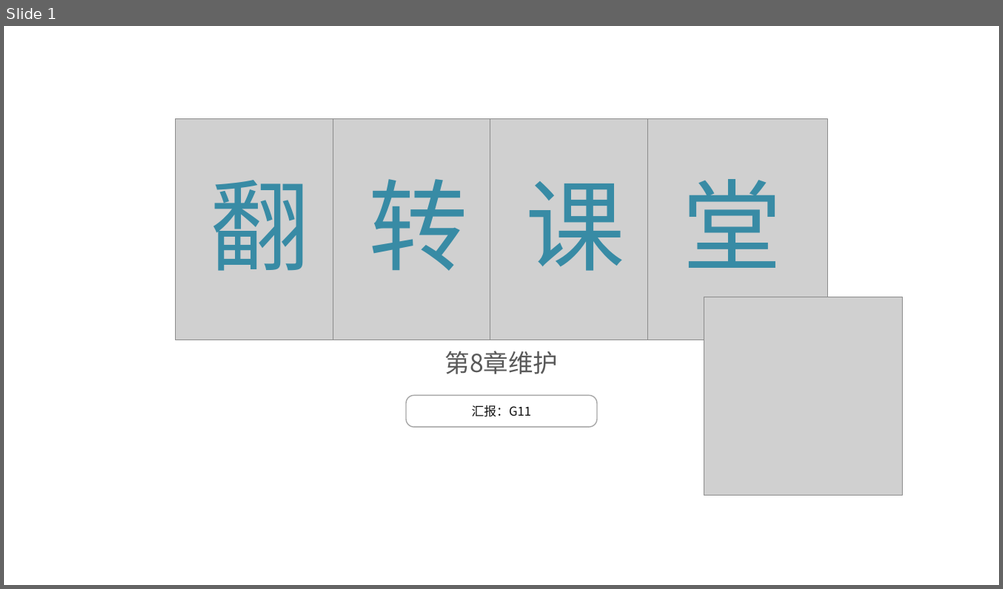
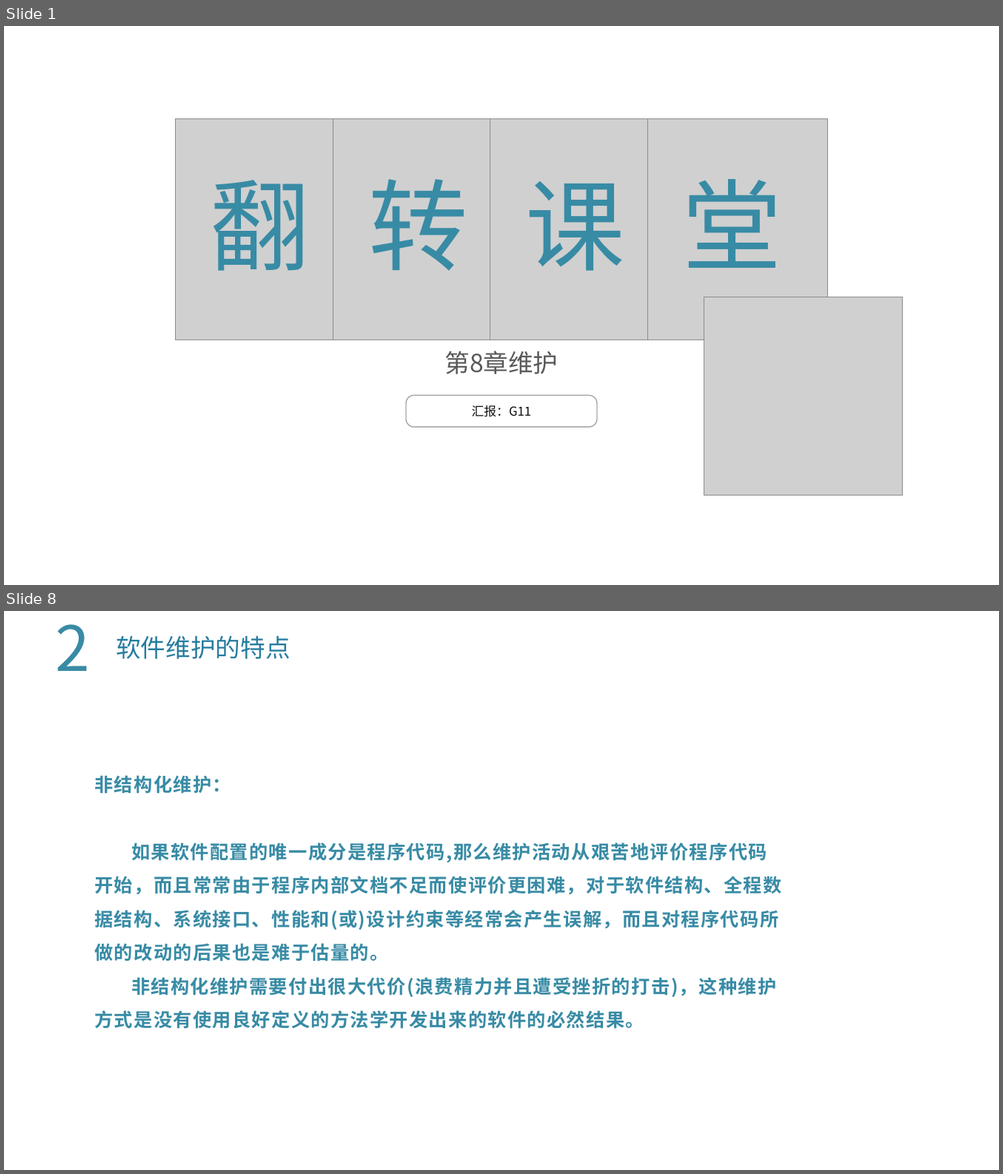
Before and after one commit to lenovo-wu/G11ZUCC, a slide deck: 翻转课堂2.pptx. Shown one above the other, each under a label of ours: slide 1 before the commit, slides 1 and 8 after it; the slides between them are not shown. The pictures are 1003x589 and 1003x1174 pixels, drawn with LibreOffice and Linux fonts; fonts in the diff are those of the drawing; grey boxes stand for pictures; background and template pictures are left out. Boxes give left, top, right and bottom in pixels: in the first picture for what was removed or moved away, otherwise in the second. Text is boxed around its words. In the diff, an @@ line names an element or a change of style, - is before the commit and + after.

```diff
--- a/翻转课堂2.pptx
+++ b/翻转课堂2.pptx
@@ slide 8 added at (4, 611, 999, 1170), background picture (left out) @@
@@ text added at (55, 624, 90, 671), 60 pt, text #388BA5 @@
+2
@@ text added at (116, 635, 290, 659), 24 pt, text #267CA0 @@
+软件维护的特点
@@ text added at (94, 775, 781, 1029), 18 pt, text #388BA5, bold @@
+非结构化维护：
+如果软件配置的唯一成分是程序代码,那么维护活动从艰苦地评价程序代码开始，而且常常由于程序内部文档不足而使评价更困难，对于软件结构、全程数据结构、系统接口、性能和(或)设计约束等经常会产生误解，而且对程序代码所做的改动的后果也是难于估量的。
+非结构化维护需要付出很大代价(浪费精力并且遭受挫折的打击)，这种维护方式是没有使用良好定义的方法学开发出来的软件的必然结果。
```
Also in this commit, not shown: 20 slides changed, 24 other slides added.
